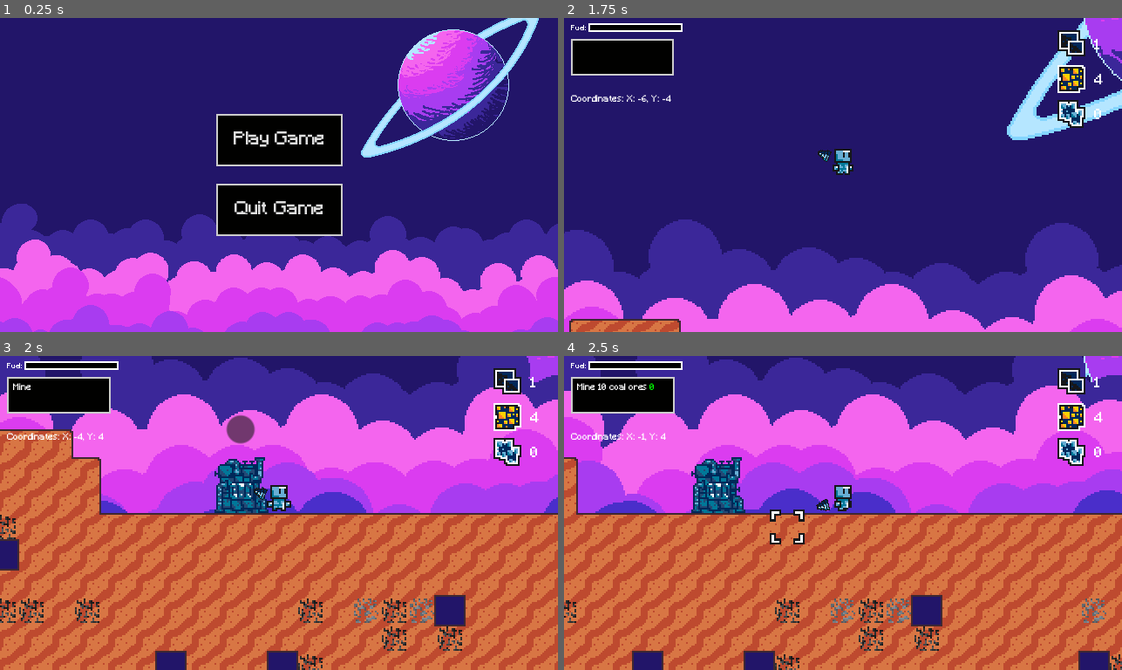
Above: before the commit, frames 1-4 (two rows, left to right).
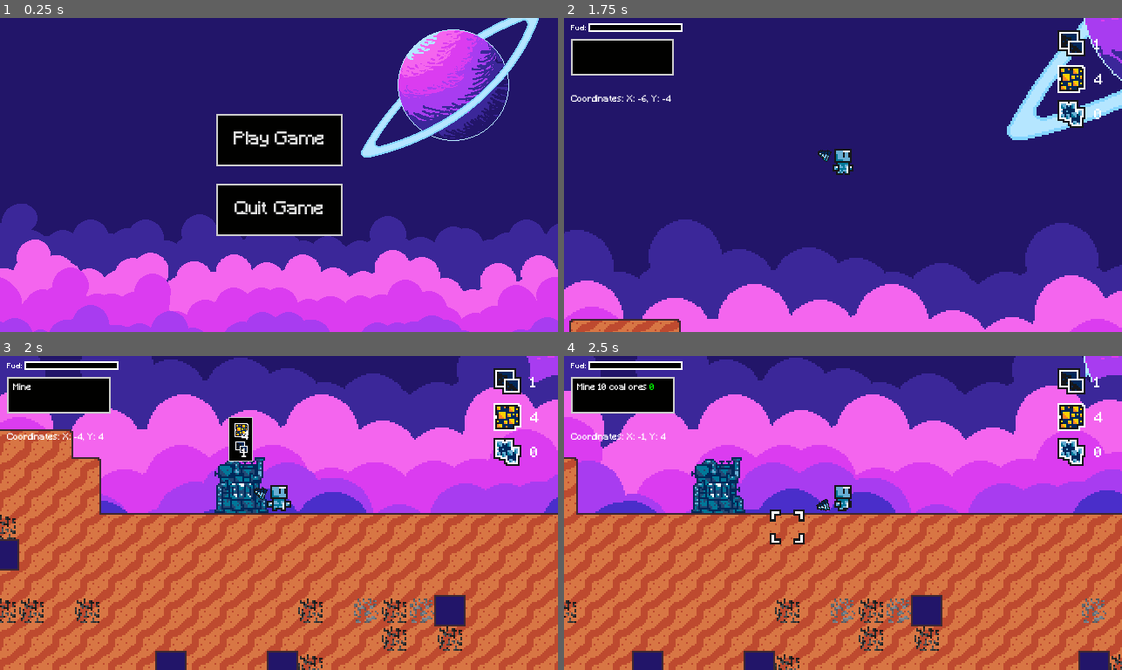
Above: after the commit, the same moments.

Repository: Renan-G-projec/A-Journey-Of-A-Robot
Game: Godot game, scene res://scenes/ui/menu.tscn
Two runs of this game, one before a commit and one after it. Both use one fixed random seed, a clock stepped at 60 frames per second and the inputs below. The engine's default icon, where the game draws it, is replaced by a stand-in: a white triangle on a blue panel in a dark square.
Inputs (mouse positions are in pixels of both pictures, inside the frame that each line leads up to):
- Up to frame 1 (0.25 s): no input
- Up to frame 2 (1.75 s): click "Play Game" at 0.5 s; tap Enter at 1.25 s; move the mouse to (597, 55) at 1.27 s; hold D (GoRight) from 1.28 s (still down); tap E (Interact) at 1.35 s; click (597, 55) at 1.42 s; tap Up at 1.52 s
- Up to frame 3 (2 s): keep holding D (GoRight)
- Up to frame 4 (2.5 s): keep holding D (GoRight); move the mouse to (731, 528) at 2.02 s; click (731, 528) at 2.1 s; tap Up at 2.27 s

Frames 1-2 are identical in both runs. In frame 3, 0.7% of the frame differs, in the area x 40-46%, y 18-34%; in frame 4, nothing differs.

Commit message:
feat: Basic machine input panel added. AMDG

Diff:
--- /dev/null
+++ b/assets/styles/black_panel_ui.tres
@@ -0,0 +1,11 @@
+[gd_resource type="StyleBoxFlat" format=3 uid="uid://c6o0fad7w7b23"]
+
+[resource]
+bg_color = Color(0.0033606587, 0.004811262, 0.00048203164, 1)
+border_width_left = 1
+border_width_top = 1
+border_width_right = 1
+border_width_bottom = 1
+expand_margin_left = 14.0
+expand_margin_top = 14.0
+anti_aliasing = false
--- /dev/null
+++ b/assets/styles/machine_text.tres
@@ -0,0 +1,8 @@
+[gd_resource type="Theme" format=3 uid="uid://bnnevp5xdtdqr"]
+
+[ext_resource type="FontFile" uid="uid://crac75pvc8fh1" path="res://fonts/Minecraft.ttf" id="1_0d62a"]
+
+[resource]
+default_font = ExtResource("1_0d62a")
+default_font_size = 14
+Label/font_sizes/font_size = 14
--- a/scenes/game/machine.tscn
+++ b/scenes/game/machine.tscn
@@ -3,6 +3,7 @@
 [ext_resource type="Script" uid="uid://nb8iqeox5fd2" path="res://scripts/game/machine_scene.gd" id="1_go3l1"]
 [ext_resource type="Resource" uid="uid://budo64b5w2sg5" path="res://resources/machines/copper_smelter.tres" id="2_16yxu"]
 [ext_resource type="Texture2D" uid="uid://bjy0pb47iglds" path="res://assets/sprites/basicSmelter.png" id="3_go3l1"]
+[ext_resource type="PackedScene" uid="uid://c5fyly0fnhxia" path="res://scenes/ui/input_panel.tscn" id="4_16yxu"]
 
 [sub_resource type="AtlasTexture" id="AtlasTexture_16yxu"]
 atlas = ExtResource("3_go3l1")
@@ -144,6 +145,7 @@
 [node name="AnimatedSprite2D" type="AnimatedSprite2D" parent="." unique_id=1708262700]
 sprite_frames = SubResource("SpriteFrames_go3l1")
 animation = &"free"
+frame_progress = 0.5640856
 
 [node name="Area2D" type="Area2D" parent="." unique_id=834325648]
 collision_layer = 0
@@ -151,12 +153,9 @@
 [node name="CollisionShape2D" type="CollisionShape2D" parent="Area2D" unique_id=51214618]
 shape = SubResource("RectangleShape2D_ocxxs")
 
-[node name="InputPanel" type="Panel" parent="." unique_id=804752484]
-visible = false
-offset_left = -8.0
-offset_top = -40.0
-offset_right = 8.0
-offset_bottom = -24.0
+[node name="InputPanel" parent="." unique_id=344237744 instance=ExtResource("4_16yxu")]
+offset_top = -32.0
+offset_bottom = -18.0
 
 [connection signal="body_entered" from="Area2D" to="." method="_on_area_2d_body_entered"]
 [connection signal="body_exited" from="Area2D" to="." method="_on_area_2d_body_exited"]
--- /dev/null
+++ b/scenes/ui/input_panel.tscn
@@ -0,0 +1,19 @@
+[gd_scene format=3 uid="uid://c5fyly0fnhxia"]
+
+[ext_resource type="Script" uid="uid://bhrlxp8b2qb5l" path="res://scripts/ui/input_panel.gd" id="1_gsi3p"]
+[ext_resource type="StyleBox" uid="uid://c6o0fad7w7b23" path="res://assets/styles/black_panel_ui.tres" id="1_qsgeh"]
+
+[node name="Panel" type="PanelContainer" unique_id=1016321527]
+offset_right = 14.0
+offset_bottom = 14.0
+scale = Vector2(0.5, 0.5)
+size_flags_horizontal = 4
+size_flags_vertical = 4
+theme_override_styles/panel = ExtResource("1_qsgeh")
+script = ExtResource("1_gsi3p")
+
+[node name="InputPanel" type="VBoxContainer" parent="." unique_id=344237744]
+propagate_maximum_size = false
+layout_mode = 2
+theme_override_constants/separation = 5
+alignment = 1
--- a/scripts/game/machine_scene.gd
+++ b/scripts/game/machine_scene.gd
@@ -16,7 +16,7 @@
 		update_editor_sprite()
 
 @onready var sprite: AnimatedSprite2D = $AnimatedSprite2D
-@onready var input_panel: Panel = $InputPanel
+@onready var panel: InputPanel = $InputPanel
 
 var in_inv: Inventory = null
 var out_inv: Inventory = null
@@ -29,13 +29,16 @@
 		sprite.sprite_frames = data.sprite
 
 func _ready() -> void:
-	input_panel.visible = false
+	panel.visible = false
 	sync_sprite_with_state()
 	update_editor_sprite()
 
+	for input in data.input.data:
+		panel.add_input(input, data.input.data[input])
+
 # The collision mask assures that only the player layer will trigger these signals
 func _on_area_2d_body_entered(body: Node2D) -> void:
-	input_panel.visible = true;
+	panel.visible = true;
 
 	listening_for_input = body is Player
 
@@ -46,7 +49,7 @@
 
 
 func _on_area_2d_body_exited(body: Node2D) -> void:
-	input_panel.visible = false;
+	panel.visible = false;
 
 	listening_for_input = !(body is Player)
 
--- /dev/null
+++ b/scripts/ui/input_panel.gd
@@ -0,0 +1,28 @@
+# Ad Maiorem Dei Gloriam!
+class_name InputPanel
+extends PanelContainer
+
+var inputs: Dictionary[InventoryItem, Label]
+var theme_label: Theme = preload("res://assets/styles/machine_text.tres")
+@onready var container: VBoxContainer = $InputPanel
+
+func add_input(item: InventoryItem, qtd: int) -> void:
+	if inputs.has(item):
+		inputs[item].text = str(qtd)
+
+	var subcontainer := HBoxContainer.new()
+	container.add_child(subcontainer)
+
+	var sprite := Sprite2D.new()
+	subcontainer.add_child(sprite);
+
+	var label := Label.new()
+	subcontainer.add_child(label)
+
+	sprite.texture = item.texture
+	label.text = str(qtd)
+
+	label.theme = theme_label
+	label.position.x += 20
+
+	inputs[item] = label
Not shown, added: scripts/ui/input_panel.gd.uid
